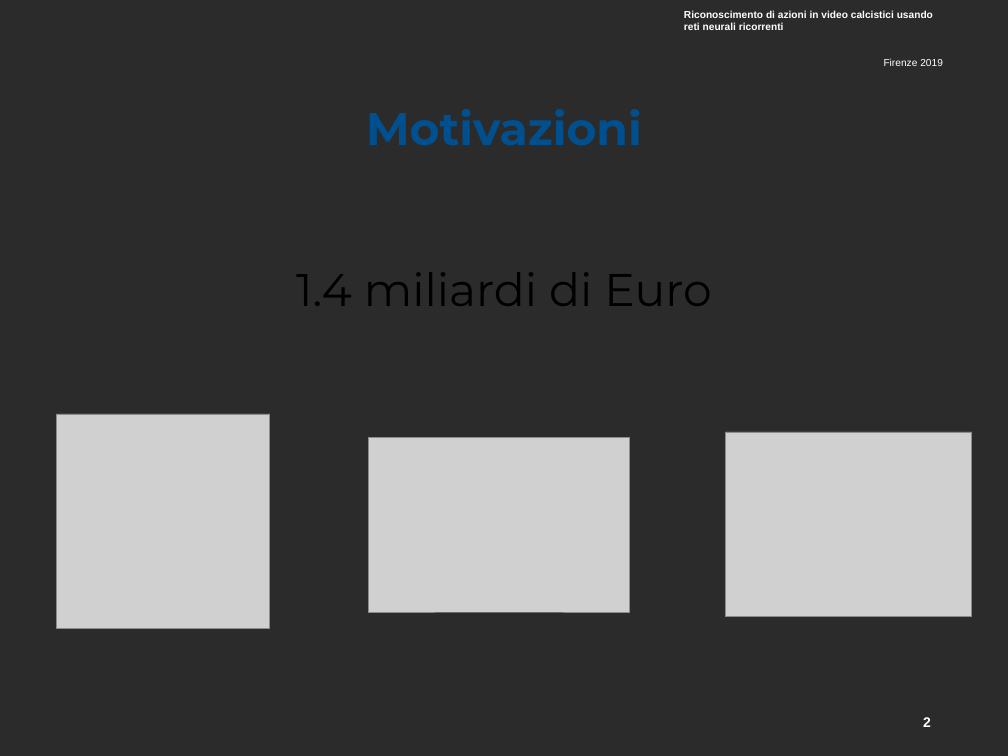
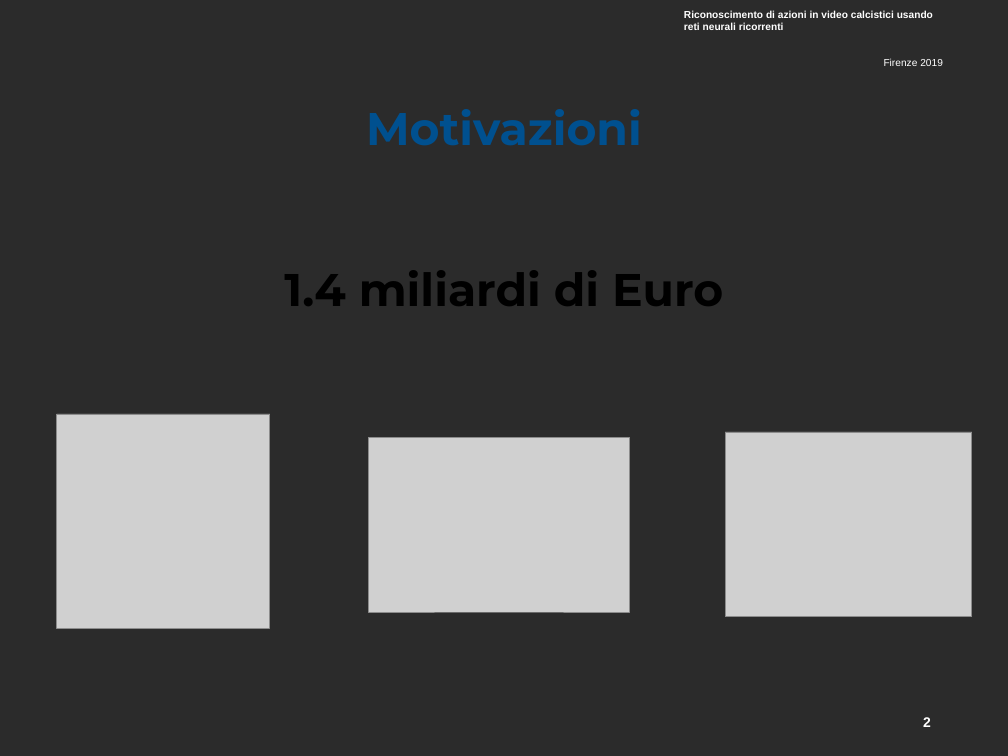
Before and after one commit to ABaldrati/Tesi, a slide deck: slide 2 of Presentazione ppt/Presnetazione_tesi.odp. Drawn at 1008x756 pixels with LibreOffice and Linux fonts; fonts in the diff are those of the drawing; grey boxes stand for pictures; background and template pictures are left out; a plain dark background stands for a picture behind light text. Boxes give left, top, right and bottom in pixels: in the first picture for what was removed or moved away, otherwise in the second. Text is boxed around its words. In the diff, an @@ line names an element or a change of style, - is before the commit and + after.

```diff
--- a/Presentazione ppt/Presnetazione_tesi.odp
+++ b/Presentazione ppt/Presnetazione_tesi.odp
@@ text "1.4 miliardi di Euro" at [284, 270, 723, 306]: bold on @@
```
Also in this commit, not shown: 15 other slides changed, 1 other file.
